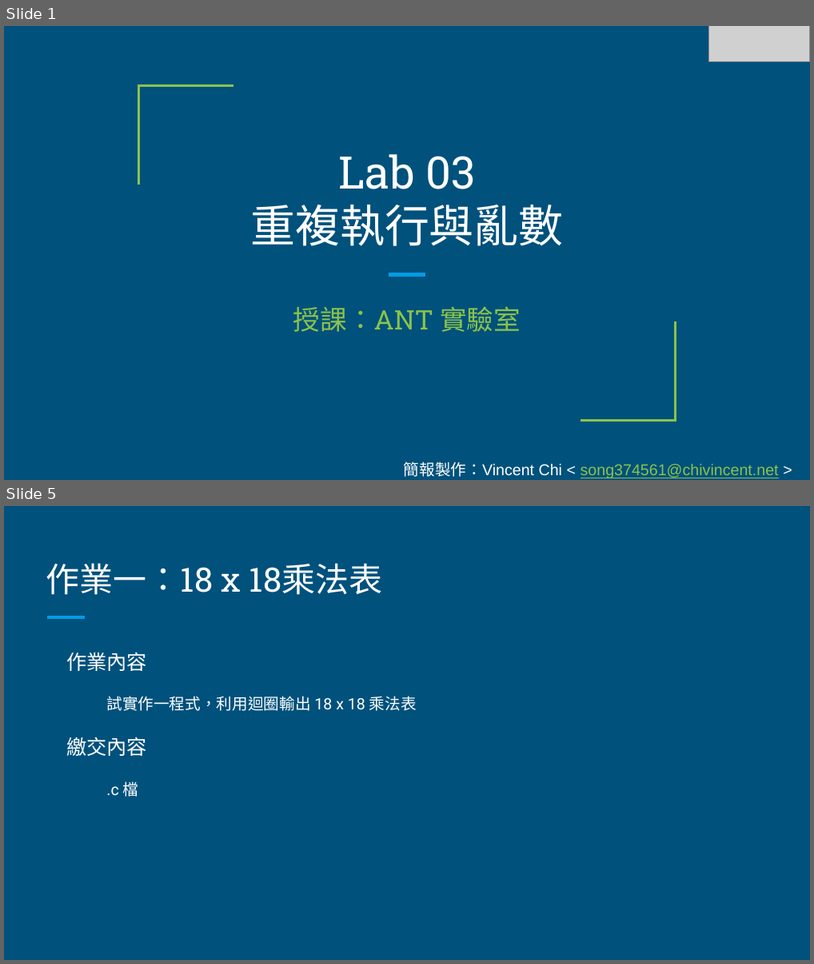
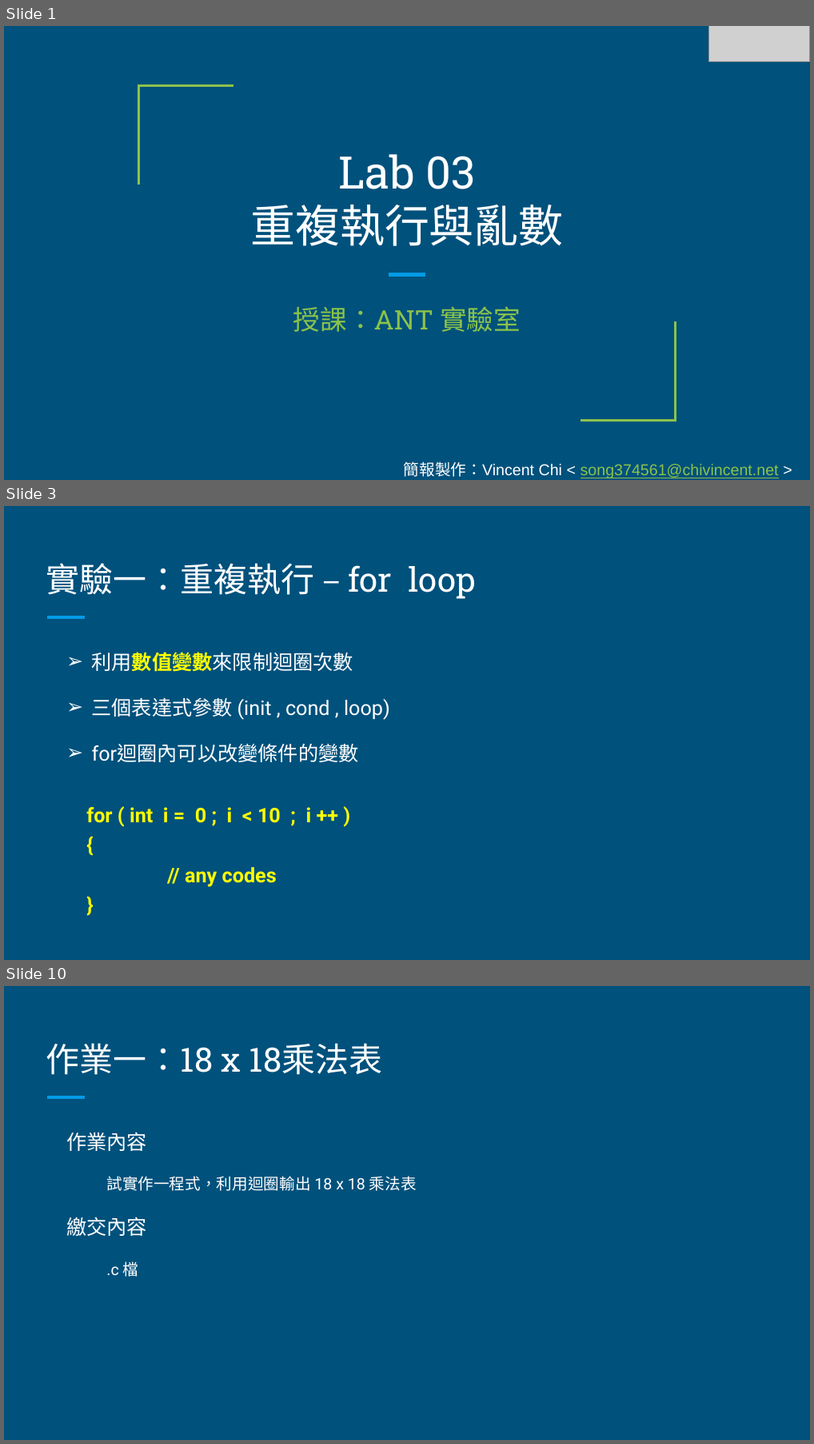
Before and after one commit to commProgramTAs/class, a slide deck: lab3/Lab 03 - 重複執行與亂數.pptx. Shown one above the other, each under a label of ours: slides 1 and 5 before the commit, slides 1, 3 and 10 after it; the slides between them are not shown. The pictures are 814x964 and 814x1444 pixels, drawn with LibreOffice and Linux fonts; fonts in the diff are those of the drawing; grey boxes stand for pictures. Boxes give left, top, right and bottom in pixels: in the first picture for what was removed or moved away, otherwise in the second. Text is boxed around its words. In the diff, an @@ line names an element or a change of style, - is before the commit and + after.

```diff
--- a/lab3/Lab 03 - 重複執行與亂數.pptx
+++ b/lab3/Lab 03 - 重複執行與亂數.pptx
@@ slide 3 added at <box>4,506,810,960</box>, background #00517C; not listed: 1 template element that a slide beside it also shows @@
@@ title added at <box>46,563,476,599</box>, 30 pt, text #FFFFFF @@
+實驗一：重複執行 – for loop
@@ text added at <box>86,652,390,887</box>, 18 pt, text #FFFFFF @@
+➢ 利用數值變數來限制迴圈次數
+➢ 三個表達式參數 (init , cond , loop)
+➢ for迴圈內可以改變條件的變數
+for ( int i = 0 ; i < 10 ; i ++ )
+{
+// any codes
+}
@@ what was slide 5 is now slide 10 @@
```
Also in this commit, not shown: 4 slides changed, 4 other slides added, 10 other files.
